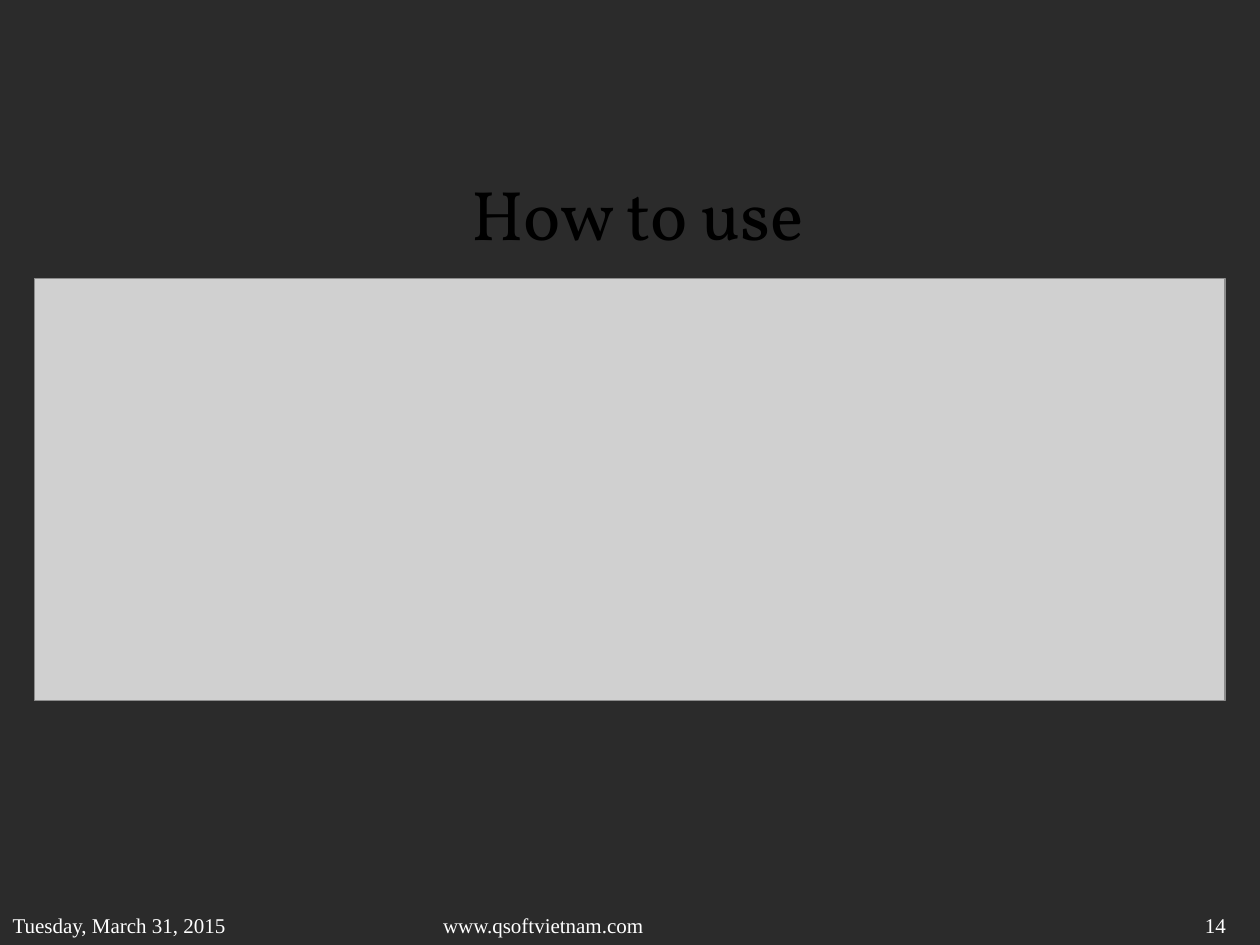
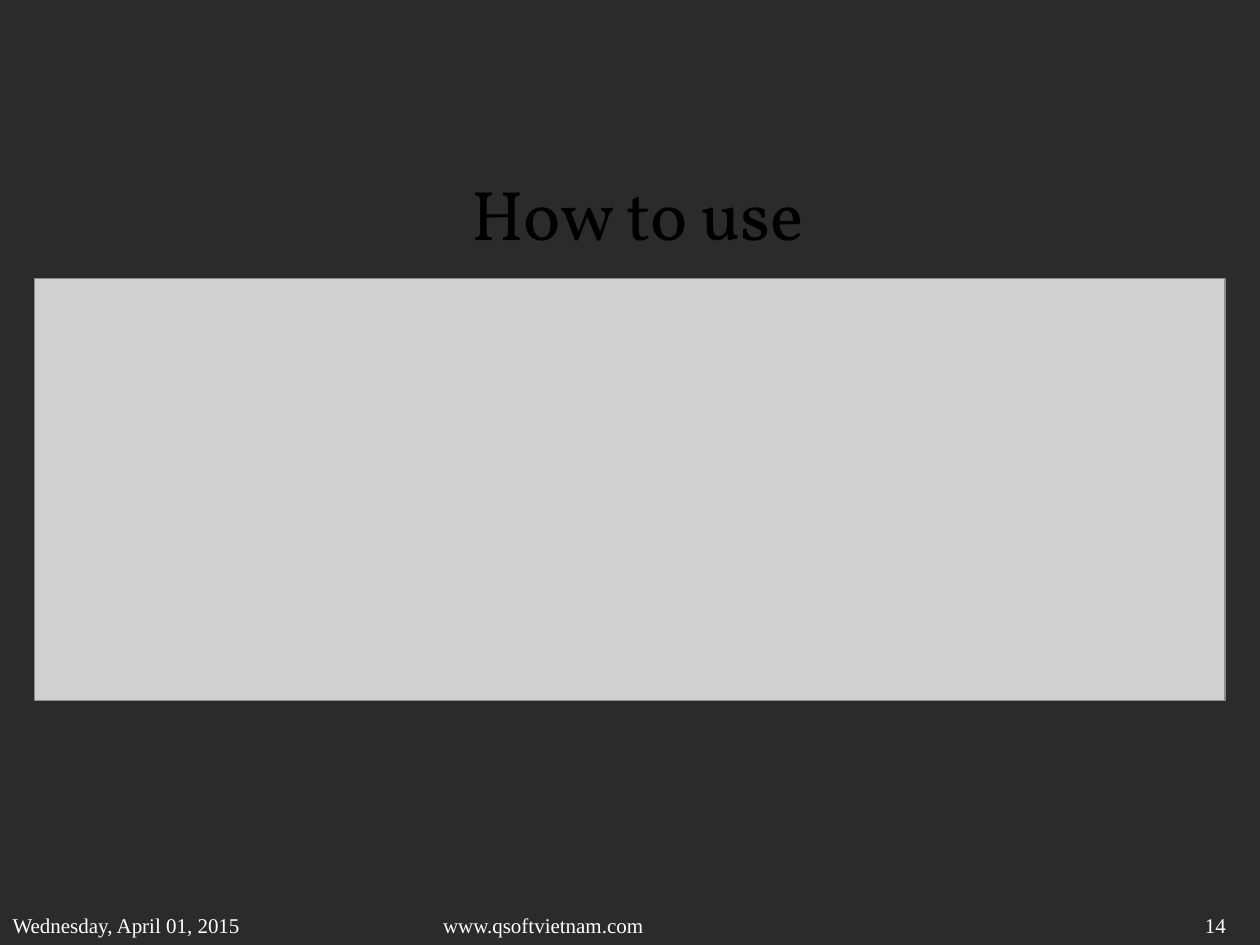
Before and after one commit to sonvq-qsoftvn/htmltraining, a slide deck: slide 14 of QSoftVietnam_SlideTemplate2014- Sonvq.pptx. Drawn at 1260x945 pixels with LibreOffice and Linux fonts; fonts in the diff are those of the drawing; grey boxes stand for pictures; background and template pictures are left out; a plain dark background stands for a picture behind light text. Boxes give left, top, right and bottom in pixels: in the first picture for what was removed or moved away, otherwise in the second. Text is boxed around its words. In the diff, an @@ line names an element or a change of style, - is before the commit and + after.

```diff
--- a/QSoftVietnam_SlideTemplate2014- Sonvq.pptx
+++ b/QSoftVietnam_SlideTemplate2014- Sonvq.pptx
@@ text at (13, 918, 240, 938): text changed @@
-Tuesday, March 31, 2015
+Wednesday, April 01, 2015
```
Also in this commit, not shown: 24 other slides changed, 1 other file.
